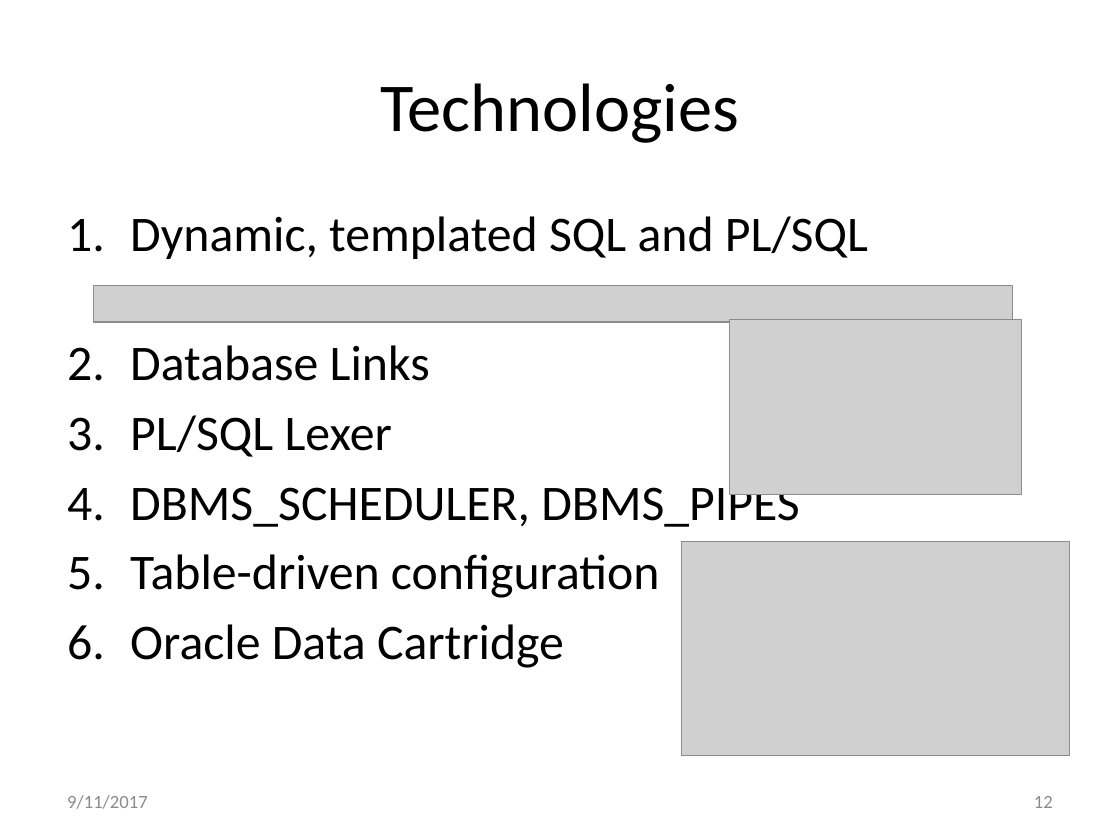
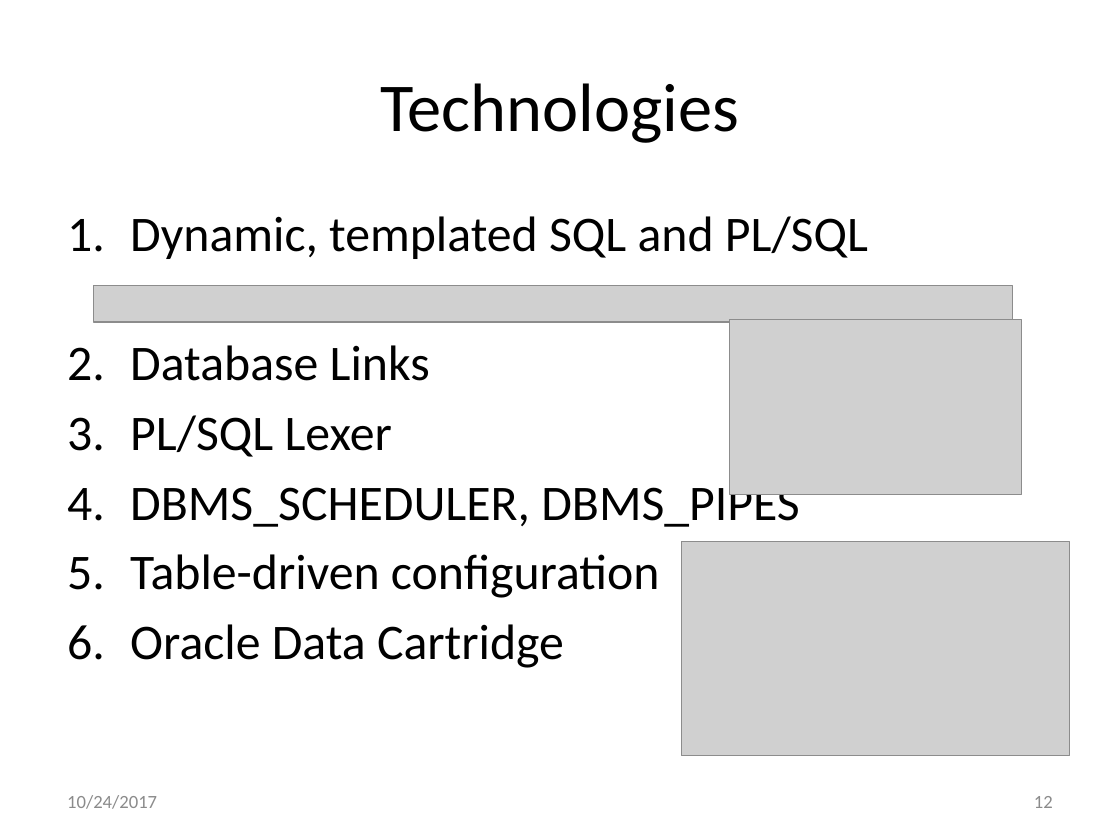
Before and after one commit to method5/method5.github.io, a slide deck: slide 12 of presentations/Method5.pptx. Drawn at 1120x840 pixels with LibreOffice and Linux fonts; fonts in the diff are those of the drawing; grey boxes stand for pictures; background and template pictures are left out. Boxes give left, top, right and bottom in pixels: in the first picture for what was removed or moved away, otherwise in the second. Text is boxed around its words. In the diff, an @@ line names an element or a change of style, - is before the commit and + after.

```diff
--- a/presentations/Method5.pptx
+++ b/presentations/Method5.pptx
@@ text at [67, 795, 157, 809]: text changed @@
-9/11/2017
+10/24/2017
```
Also in this commit, not shown: 15 other slides changed.
